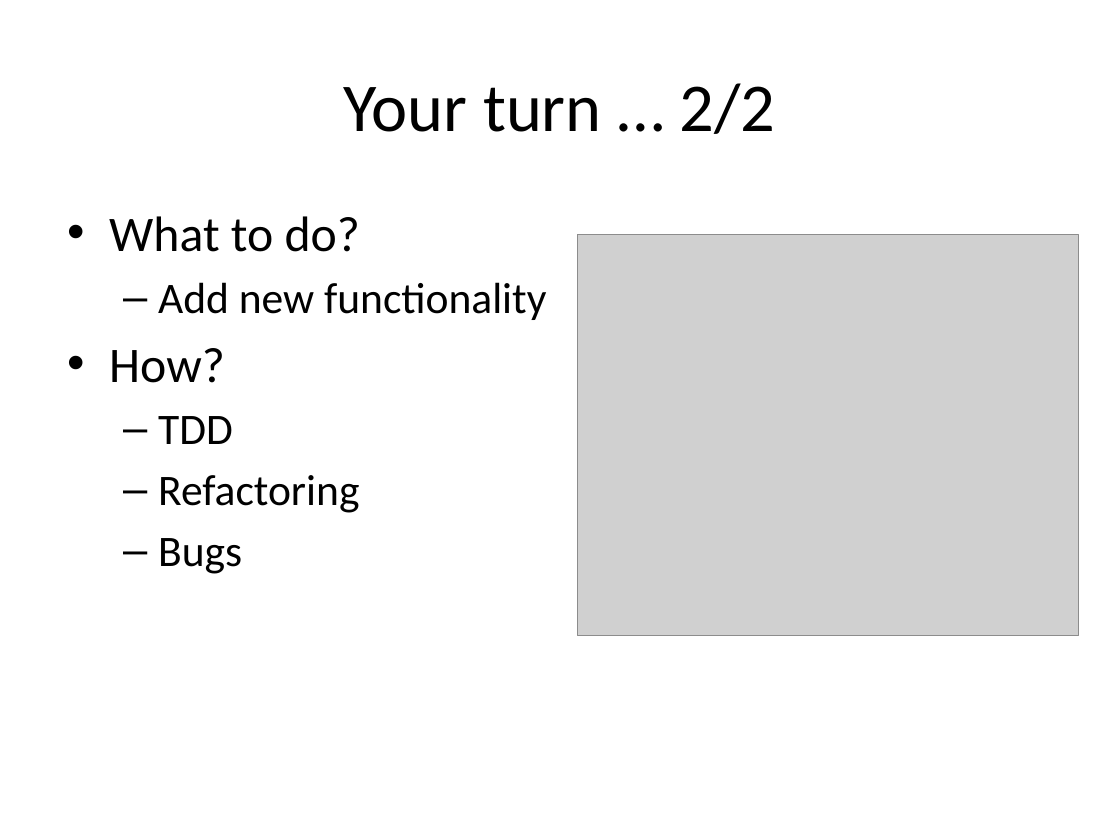
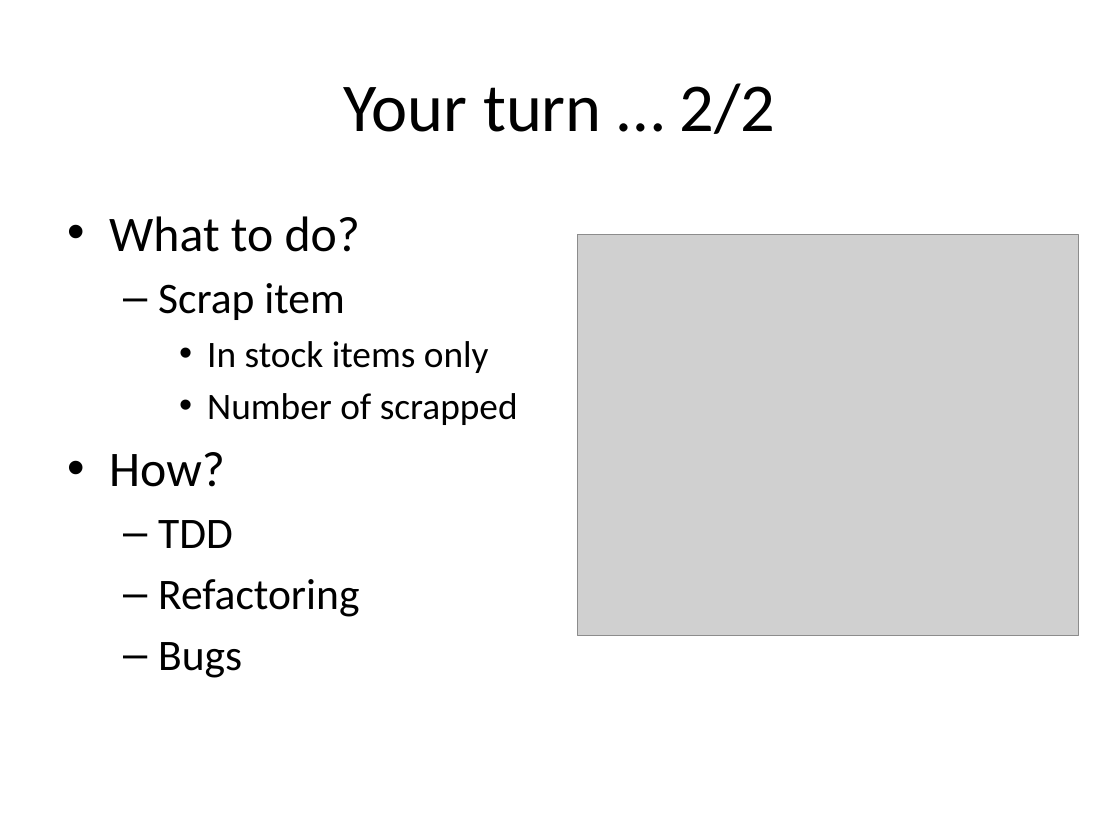
Before and after one commit to gsabev/ista2014, a slide deck: slide 15 of ISTA.pptx. Drawn at 1120x840 pixels with LibreOffice and Linux fonts; fonts in the diff are those of the drawing; grey boxes stand for pictures. Boxes give left, top, right and bottom in pixels: in the first picture for what was removed or moved away, otherwise in the second. Text is boxed around its words. In the diff, an @@ line names an element or a change of style, - is before the commit and + after.

```diff
--- a/ISTA.pptx
+++ b/ISTA.pptx
@@ text at <box>158,283,518,425</box>: text changed; size 28 to 24 pt @@
-  – Add new functionality
+  – Scrap item
+    • In stock items only
+    • Number of scrapped
```
Also in this commit, not shown: 2 other slides changed, 1 slide added, 24 other files.
